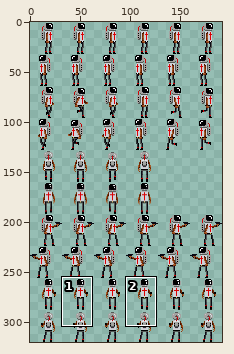
Sprite sheet: assets/entities/player_animation.png. Above: a wide view before the commit, with the close-up outlined.
Close-up. The starting point:
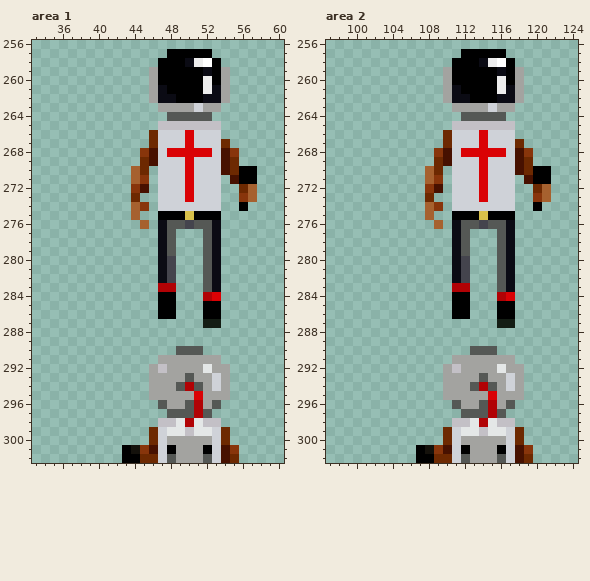
The file is 192x320 pixels. Pixels under 10% opacity are left out. Colours within 5 levels of each other are drawn and written as one. Shown: area 1: x 33..60, y 256..302; area 2: x 97..124, y 256..302. The commit also changed other parts of the picture, which this record leaves out.
The same view after the edit:
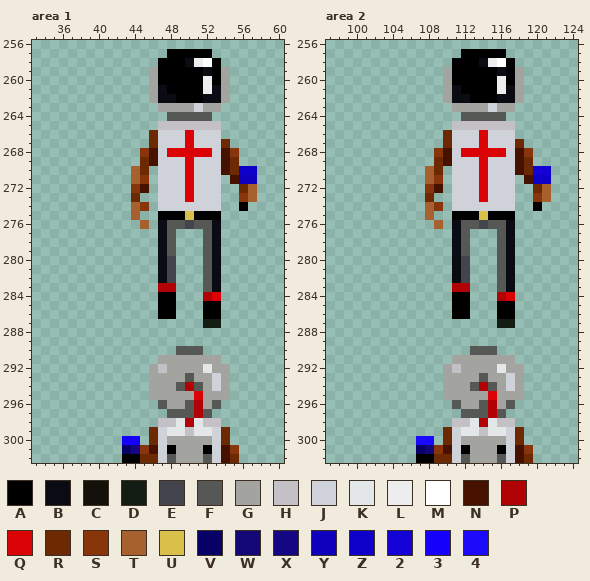
Palette (. is transparent): A #000000  B #0b0b14  C #14110b  D #141d14  E #44444d  F #555855  G #a3a3a0  H #c3c0c6  J #cfd2d8  K #e4e7e7  L #ededed  M #ffffff  N #471100  P #b10205  Q #da0205  R #6d2901  S #88350b  T #a6612f  U #d8c04a  V #070067  W #140777  X #140784  Y #0e00bb  Z #0e00c8  2 #1301d6  3 #1400fb  4 #1500fff2
From old to new:
{"where": "area 1"}
{"y":270,"x":56,"old":"AA","new":"ZZ"}
{"y":271,"x":56,"old":"AA","new":"YY"}
{"y":300,"x":43,"old":"..","new":"33"}
{"y":301,"x":43,"old":"AC","new":"VX"}
{"where": "area 2"}
{"y":270,"x":120,"old":"AA","new":"22"}
{"y":271,"x":120,"old":"AA","new":"ZZ"}
{"y":300,"x":107,"old":"..","new":"44"}
{"y":301,"x":107,"old":"AC","new":"VW"}
{"label":"changed","picture_box":[239,166,257,184]}
{"label":"changed","picture_box":[122,436,140,454]}
{"label":"changed","picture_box":[533,166,551,184]}
{"label":"changed","picture_box":[416,436,434,454]}
